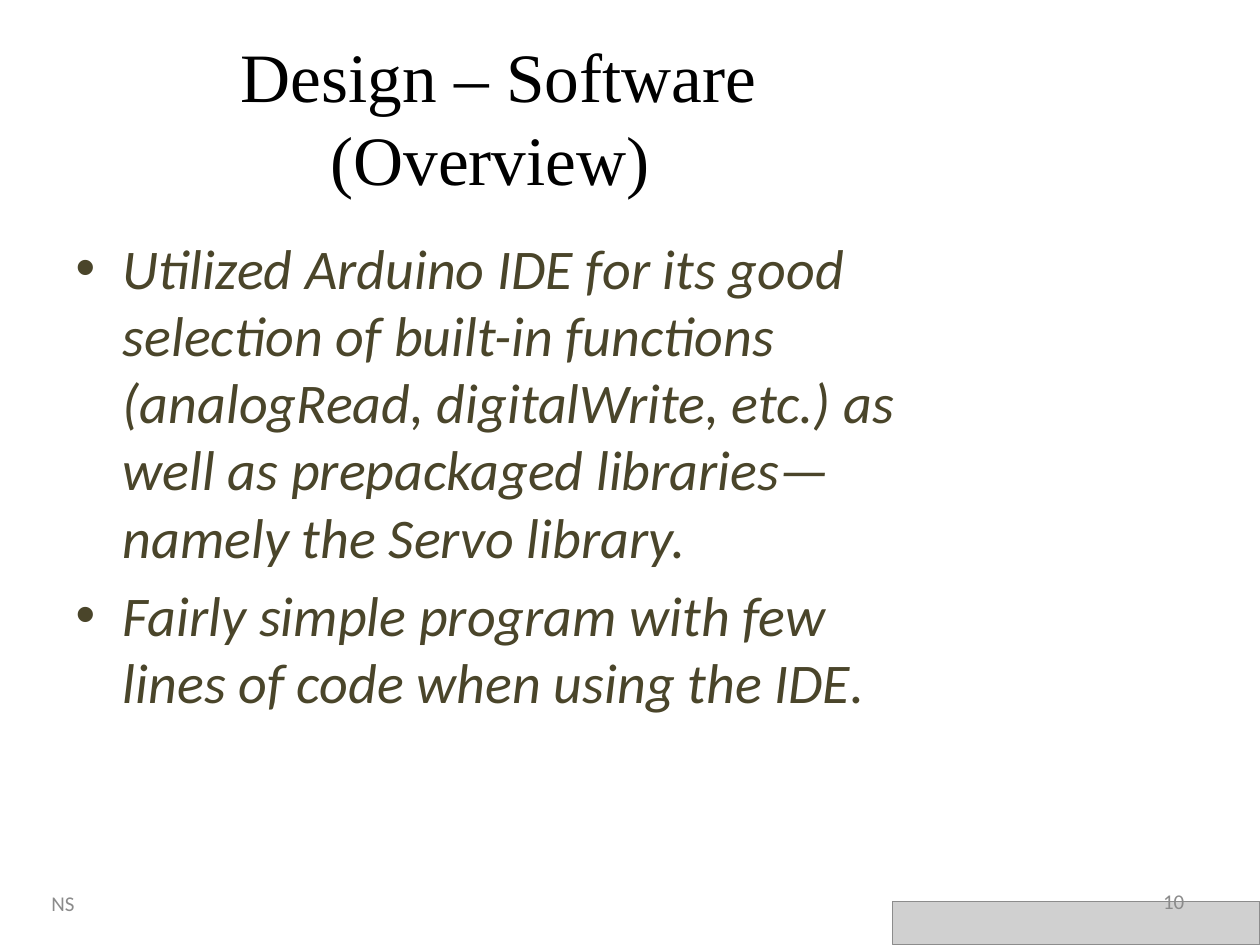
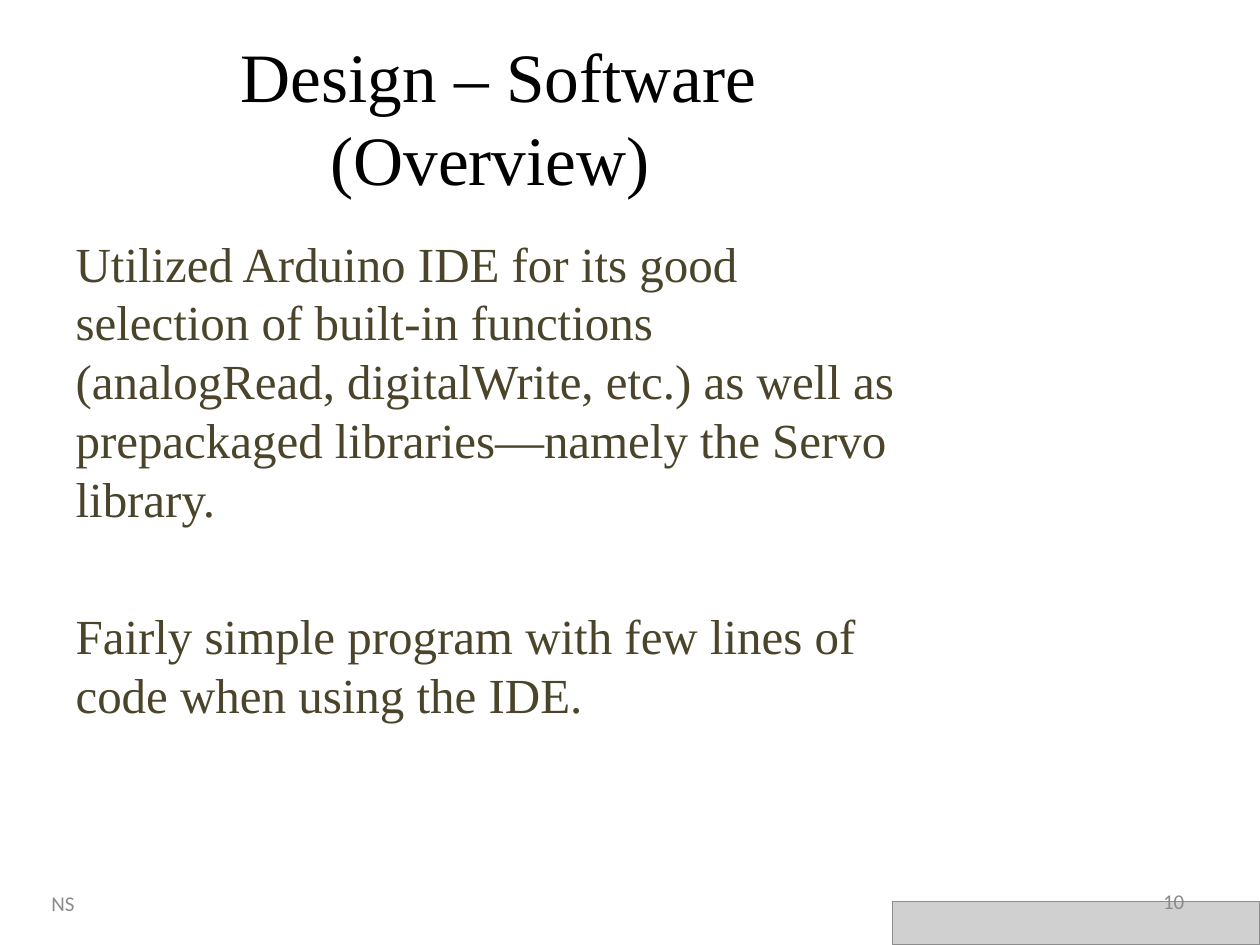
Before and after one commit to Stevie-Nicks-and-the-Xaybanha-Zhous/SelectiveBirdFeeder, a slide deck: slide 10 of Smart_Bird_Feeder_Presentation.pptx. Drawn at 1260x945 pixels with LibreOffice and Linux fonts; fonts in the diff are those of the drawing; grey boxes stand for pictures; background and template pictures are left out. Boxes give left, top, right and bottom in pixels: in the first picture for what was removed or moved away, otherwise in the second. Text is boxed around its words. In the diff, an @@ line names an element or a change of style, - is before the commit and + after.

```diff
--- a/Smart_Bird_Feeder_Presentation.pptx
+++ b/Smart_Bird_Feeder_Presentation.pptx
@@ text "Utilized Arduino IDE for its ..." at (76, 247, 894, 723): size 32 to 28 pt, font Calibri to Times New Roman, italic off; bullet • to none @@
```
Also in this commit, not shown: 3 other slides changed.
